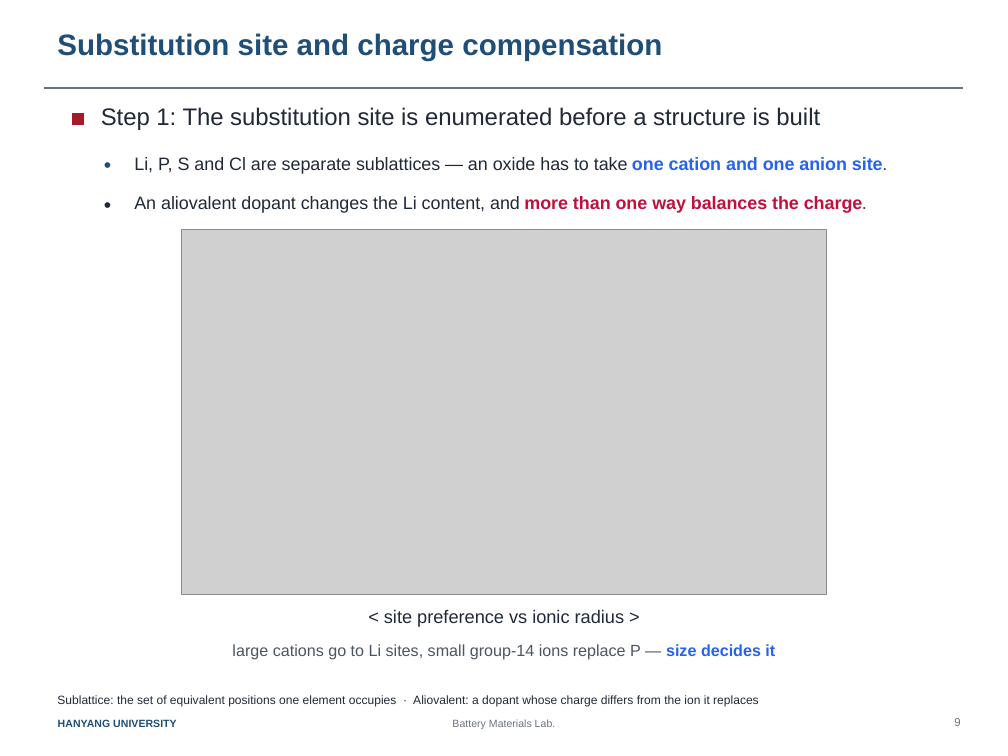
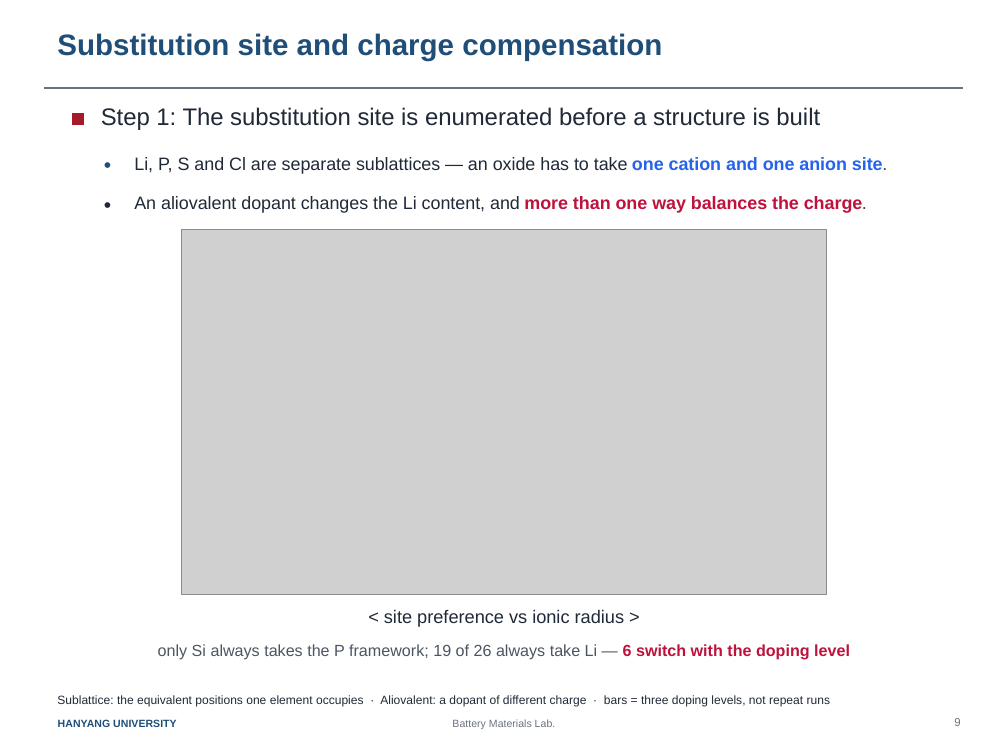
Before and after one commit to yonghoon7153-source/Yonghoon-DEM-DFT, a slide deck: slide 1 of docs/Slide09_site_and_charge.pptx. Drawn at 1008x756 pixels with LibreOffice and Linux fonts; fonts in the diff are those of the drawing; grey boxes stand for pictures. Boxes give left, top, right and bottom in pixels: in the first picture for what was removed or moved away, otherwise in the second. Text is boxed around its words. In the diff, an @@ line names an element or a change of style, - is before the commit and + after.

```diff
--- a/docs/Slide09_site_and_charge.pptx
+++ b/docs/Slide09_site_and_charge.pptx
@@ text at [158,644,850,659]: text changed @@
-large cations go to Li sites, small group-14 ions replace P — size decides it
+only Si always takes the P framework; 19 of 26 always take Li — 6 switch with the doping level
@@ text at [57,695,830,707]: text changed @@
-Sublattice: the set of equivalent positions one element occupies · Aliovalent: a dopant whose charge differs from the ion it replaces
+Sublattice: the equivalent positions one element occupies · Aliovalent: a dopant of different charge · bars = three doping levels, not repeat runs
```
Also in this commit, not shown: 7 other files.
